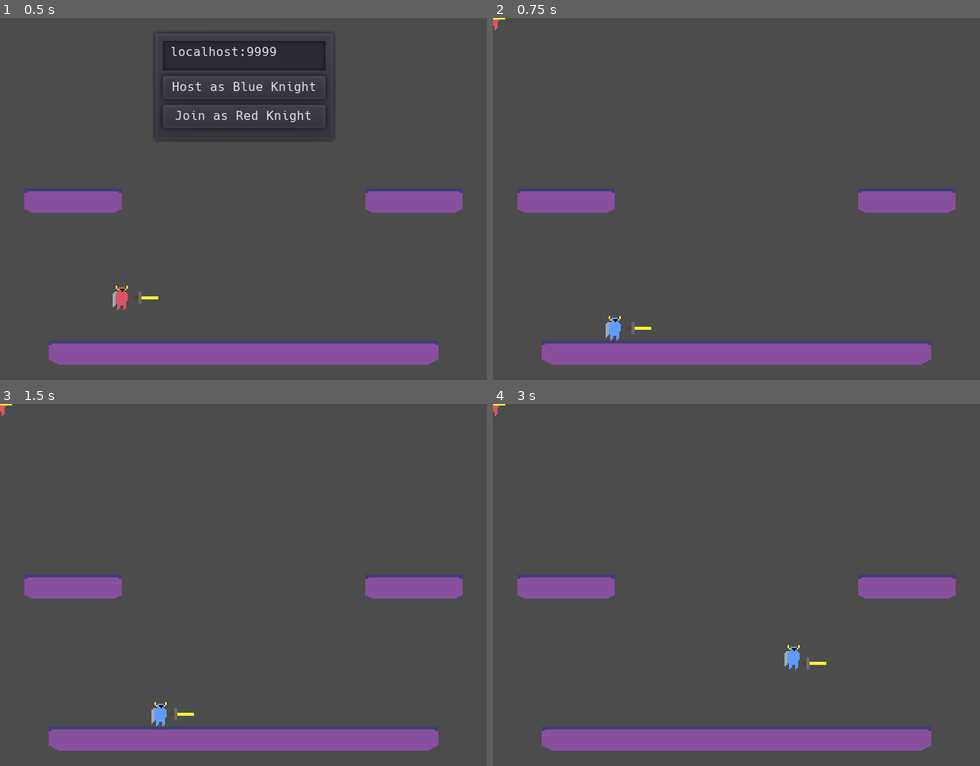
Above: before the commit, frames 1-4 (two rows, left to right).
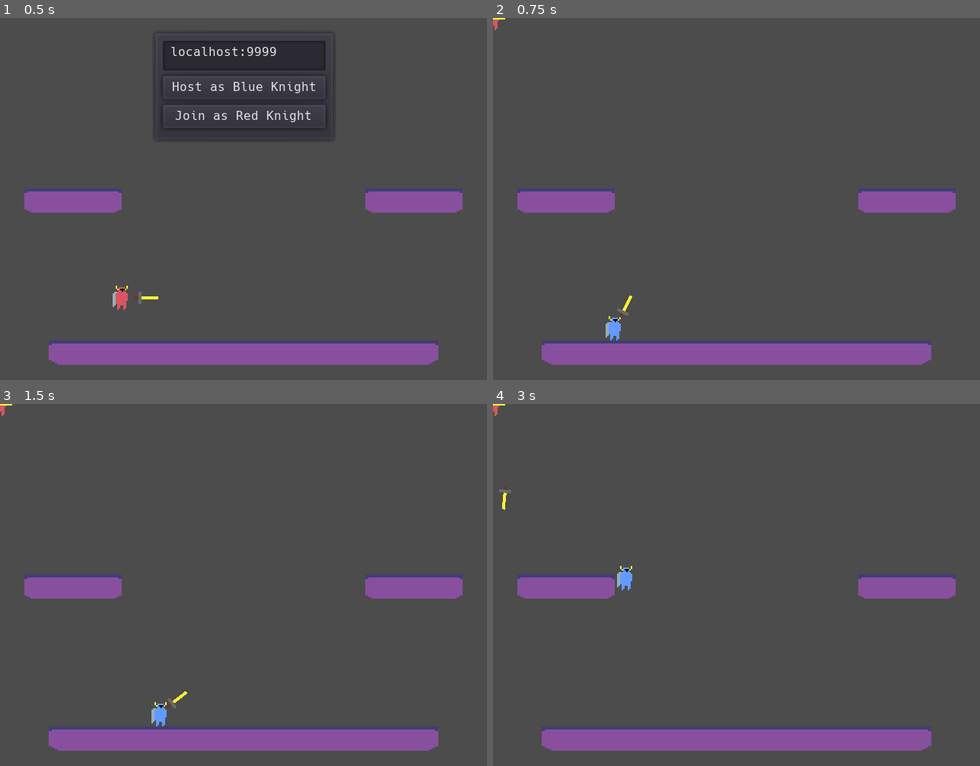
Above: after the commit, the same moments.

Repository: Syldarion/two-knights
Game: Godot game, scene res://scenes/main.tscn
Two runs of this game, one before a commit and one after it. Both use one fixed random seed, a clock stepped at 60 frames per second and the inputs below.
Inputs (mouse positions are in pixels of both pictures, inside the frame that each line leads up to):
- Up to frame 1 (0.5 s): no input
- Up to frame 2 (0.75 s): click "Host as Blue Knight" at 0.5 s
- Up to frame 3 (1.5 s): tap Enter at 1.25 s; move the mouse to (350, 566) at 1.27 s; hold D from 1.28 s (still down); right-click (350, 566) at 1.35 s
- Up to frame 4 (3 s): tap Space (jump) at 1.52, 1.82, 2.27, 2.57 s; tap Shift (drop) at 1.55, 2.1 s; move the mouse to (639, 603) at 2.02 s; release D at 2.03 s; hold S 2.03-2.78 s; click (639, 603) at 2.3 s; move the mouse to (785, 505) at 2.77 s; hold D from 2.78 s (still down); hold Space (jump) from 2.78 s (still down); click (785, 505) at 2.85 s

Frame 1 is identical in both runs. In frame 2, 0.1% of the frame differs, in the area x 25-33%, y 76-88%; in frame 3, 0.1%; in frame 4, 0.4%, in the area x 1-69%, y 22-74%.

Commit message:
added knight death

Diff:
--- a/scenes/main.tscn
+++ b/scenes/main.tscn
@@ -47,7 +47,7 @@
 dash_speed = 1024.0
 drop_speed = 512.0
 sword_grab_distance = 16.0
-counter_frames_max = 3
+counter_frames_max = 24
 fall_speed = 20.0
 held_sword_path = NodePath("../SwordOne")
 
@@ -60,6 +60,7 @@
 [node name="SwordOne" type="KinematicBody2D" parent="."]
 position = Vector2( 96, 184 )
 collision_layer = 8
+collision_mask = 5
 script = ExtResource( 8 )
 throw_speed = 400.0
 rotation_speed = 1080.0
@@ -73,8 +74,8 @@
 
 [node name="KnightTwo" type="KinematicBody2D" parent="."]
 position = Vector2( 80, 184 )
-collision_layer = 2
-collision_mask = 17
+collision_layer = 4
+collision_mask = 9
 script = ExtResource( 4 )
 move_speed = 128.0
 jump_force = 250.0
@@ -95,7 +96,8 @@
 
 [node name="SwordTwo" type="KinematicBody2D" parent="."]
 position = Vector2( 96, 184 )
-collision_layer = 8
+collision_layer = 16
+collision_mask = 3
 script = ExtResource( 8 )
 throw_speed = 400.0
 rotation_speed = 1080.0
--- a/scripts/network_manager.gd
+++ b/scripts/network_manager.gd
@@ -10,9 +10,6 @@
 
 var network_peer = null
 var player_states = {}
-
-sync var knight_one_id = 0
-sync var knight_two_id = 0
 
 # Connect all functions
 
@@ -74,6 +71,8 @@
 	get_tree().set_network_peer(network_peer)
 	knight_one.assign_control(network_peer.get_unique_id())
 	knight_one.position = get_parent().get_node("Level/KnightOneSpawn").position
+	knight_one.connect("knight_died", self, "reset_game")
+	knight_two.connect("knight_died", self, "reset_game")
 
 	player_states[network_peer.get_unique_id()] = {"knight_one": true, "knight_two": false}
 
@@ -85,8 +84,19 @@
 	get_tree().set_network_peer(network_peer)
 	knight_two.assign_control(network_peer.get_unique_id())
 	knight_two.position = get_parent().get_node("Level/KnightTwoSpawn").position
+	knight_one.connect("knight_died", self, "reset_game")
+	knight_two.connect("knight_died", self, "reset_game")
 
 	player_states[network_peer.get_unique_id()] = {"knight_one": false, "knight_two": true}
+
+func reset_game():
+	rpc("reset_knights")
+
+remotesync func reset_knights():
+	knight_one.position = get_parent().get_node("Level/KnightOneSpawn").position
+	knight_two.position = get_parent().get_node("Level/KnightTwoSpawn").position
+	knight_one.reset()
+	knight_two.reset()
 
 func enable_knights():
 	knight_one.enable()
--- a/scripts/the_knight.gd
+++ b/scripts/the_knight.gd
@@ -28,8 +28,8 @@
 var is_dropping = false
 
 var can_counter = true
-var is_countering = false
-var counter_frames = 0
+remotesync var is_countering = false
+remotesync var counter_frames = 0
 
 var can_throw = true
 var has_thrown = false
@@ -38,12 +38,16 @@
 
 var ignore_input = false
 
-var left_axis_input = Vector2()
-var right_axis_input = Vector2()
+var move_axis_input = Vector2()
+var sword_axis_input = Vector2()
 
 const INPUT_KB = 0
 const INPUT_GP = 1
 var current_input = INPUT_KB
+
+signal knight_died
+
+var owner_id
 
 func _ready():
 	set_process(false)
@@ -68,9 +72,9 @@
 		velocity.x = 0
 
 		if is_countering:
-			counter_frames += 1
+			rset("counter_frames", counter_frames + 1)
 			if counter_frames > counter_frames_max:
-				is_countering = false
+				rset("is_countering", false)
 				can_counter = true
 			modulate = Color.blue
 		else:
@@ -109,15 +113,15 @@
 			velocity.x = 0
 			velocity.y = drop_speed
 
-		if left_axis_input.x < -0.1:
+		if move_axis_input.x < -0.1:
 			velocity.x -= move_speed
 			face(-1)
-		elif left_axis_input.x > 0.1:
+		elif move_axis_input.x > 0.1:
 			velocity.x += move_speed
 			face(1)
 
 		if not has_thrown and not is_dropping:
-			var point_angle = get_point_and_angle(left_axis_input.x, left_axis_input.y)
+			var point_angle = get_point_and_angle(sword_axis_input.x, sword_axis_input.y)
 			held_sword.position = position + Vector2(point_angle.x, point_angle.y) * 16
 			held_sword.rotation_degrees = point_angle.z
 
@@ -126,6 +130,10 @@
 		rset_unreliable("puppet_pos", global_transform.origin)
 	else:
 		global_transform.origin = puppet_pos
+		if is_countering:
+			modulate = Color.blue
+		else:
+			modulate = Color.white
 
 func _notification(what):
 	match what:
@@ -138,13 +146,13 @@
 	if ignore_input:
 		return
 
-	left_axis_input = Vector2()
-	right_axis_input = Vector2()
+	move_axis_input = Vector2()
+	sword_axis_input = Vector2()
 
 	if Input.is_action_just_pressed("counter") and can_counter:
-		is_countering = true
+		rset("is_countering", true)
 		can_counter = false
-		counter_frames = 0
+		rset("counter_frames", 0)
 
 	if Input.is_action_just_pressed("drop") and can_drop:
 		is_dropping = true
@@ -170,21 +178,20 @@
 
 	if not has_thrown:
 		if Input.is_action_just_pressed("throw"):
-			held_sword.throw(left_axis_input)
+			held_sword.throw(sword_axis_input)
 			has_thrown = true
 	elif Input.is_action_just_pressed("throw") and has_thrown:
 		held_sword.halt()
 		is_retrieving = true
 
 func get_axis_input_kb():
-	left_axis_input = get_wasd_input()
-	right_axis_input = get_mouse_dir()
+	move_axis_input = get_wasd_input()
+	sword_axis_input = get_mouse_dir()
 
 func get_axis_input_gp():
-	left_axis_input = Vector2(Input.get_joy_axis(0, JOY_AXIS_0),
+	move_axis_input = Vector2(Input.get_joy_axis(0, JOY_AXIS_0),
 							  Input.get_joy_axis(0, JOY_AXIS_1))
-	right_axis_input = Vector2(Input.get_joy_axis(0, JOY_AXIS_2),
-							   Input.get_joy_axis(0, JOY_AXIS_3))
+	sword_axis_input = move_axis_input
 
 func get_wasd_input():
 	var left = -1 if Input.is_key_pressed(KEY_A) else 0
@@ -206,10 +213,43 @@
 
 func assign_control(id):
 	set_network_master(id)
+	owner_id = id
 	held_sword.set_network_master(id)
+	held_sword.owner_id = id
 
 func grab_sword(sword):
 	add_child(sword)
+
+func kill():
+	emit_signal("knight_died")
+	print("KILLED")
+
+func reset():
+	held_sword.halt()
+
+	velocity = Vector2()
+	facing = 1
+
+	can_jump = true
+	is_jumping = false
+	jump_frames = 0
+
+	can_drop = false
+	is_dropping = false
+
+	can_counter = true
+	is_countering = false
+	counter_frames = 0
+
+	can_throw = true
+	has_thrown = false
+	can_retrieve = false
+	is_retrieving = false
+
+	ignore_input = false
+
+	move_axis_input = Vector2()
+	sword_axis_input = Vector2()
 
 func get_point_and_angle(axis_x, axis_y):
 	var unit_coord = Vector2.RIGHT
--- a/scripts/the_sword.gd
+++ b/scripts/the_sword.gd
@@ -39,8 +39,13 @@
 
 func check_collision(collision: KinematicCollision2D):
 	var knight = collision.collider
-	if not knight:
+	if not knight is Knight:
 		return
 
-	if collision.collider_id == owner_id:
-		knight.grab_sword(self)
+	if knight.owner_id == owner_id:
+		return
+
+	if knight.is_countering:
+		direction *= -1
+	else:
+		knight.kill()
